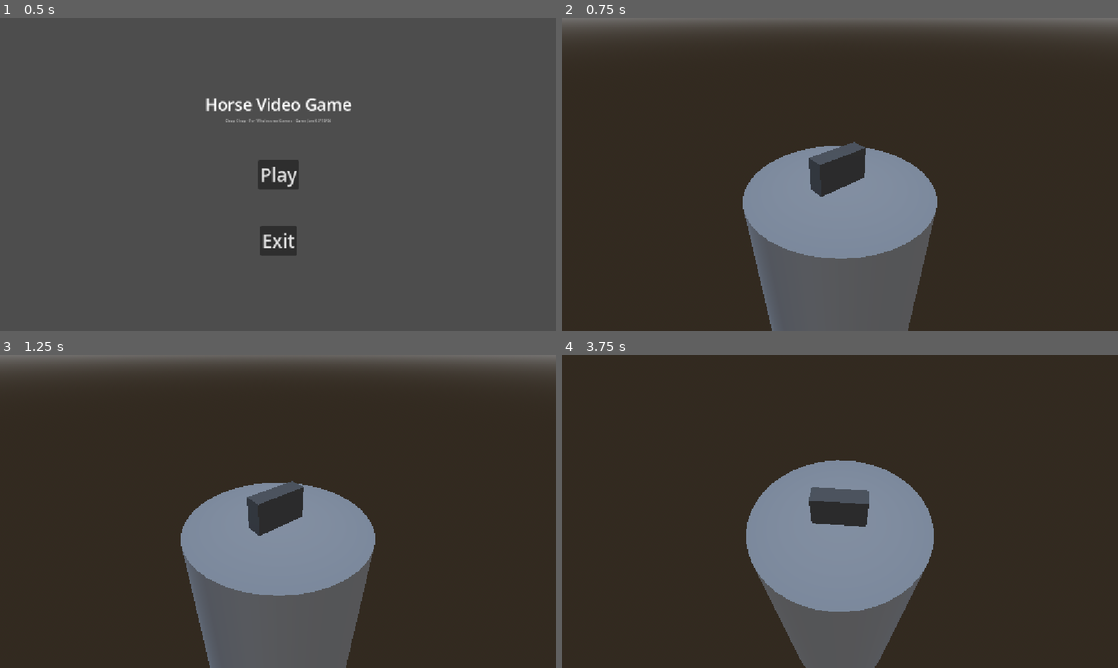
Above: before the commit, frames 1-4 (two rows, left to right).
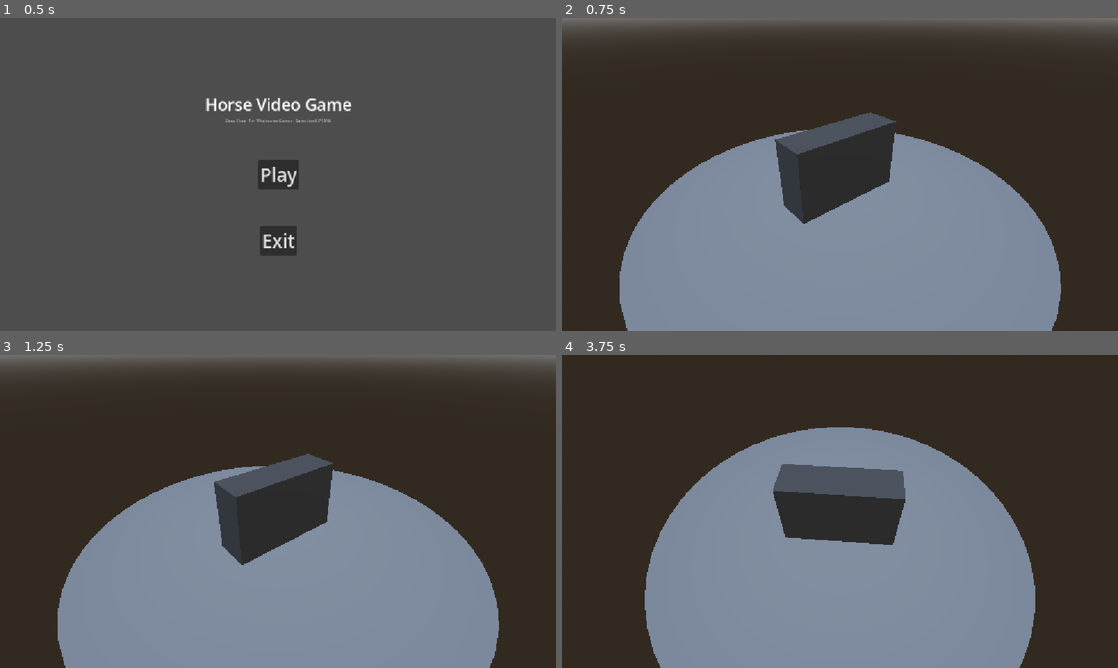
Above: after the commit, the same moments.

Repository: lukewhitingdev/gamejam-Bradys-Day-Out
Game: Godot game, scene res://Maps/MainMenuMap.tscn
Same seed, same stepped clock (60 frames per second), same inputs: the game is played once before the commit and once after it.
Inputs (mouse positions are in pixels of both pictures, inside the frame that each line leads up to):
- Up to frame 1 (0.5 s): no input
- Up to frame 2 (0.75 s): click "Play" at 0.5 s
- Up to frame 3 (1.25 s): no input
- Up to frame 4 (3.75 s): tap Enter at 1.25, 2.75 s; move the mouse to (962, 495) at 1.27 s; hold Right mouse button (Right_Click) 1.28-2.03 s; tap Space at 2, 3.5 s; move the mouse to (812, 511) at 2.02 s; right-click (812, 511) at 2.1 s; move the mouse to (895, 442) at 2.77 s; hold Right mouse button (Right_Click) 2.78-3.53 s; move the mouse to (834, 517) at 3.52 s; right-click (834, 517) at 3.6 s

Frame 1 is identical in both runs. In frame 2, 35% of the frame differs, in the area x 10-90%, y 30-100%; in frame 3, 35%; in frame 4, 37%, in the area x 14-86%, y 23-100%.

Commit message:
Small camera tweaks

Diff:
--- a/app/chopchop/GameObjects/DressupCamera.tscn
+++ b/app/chopchop/GameObjects/DressupCamera.tscn
@@ -11,7 +11,7 @@
 unique_name_in_owner = true
 transform = Transform3D(0.62983805, -0.40444073, 0.66312265, 0, 0.85374033, 0.520699, -0.7767265, -0.32795605, 0.5377182, 0, 0, 0)
 shape = SubResource("SeparationRayShape3D_qg2v2")
-spring_length = 10.0
+spring_length = 5.0
 
 [node name="Camera3D" type="Camera3D" parent="SpringArm3D" unique_id=1884087055]
 fov = 60.0
--- a/app/chopchop/GameObjects/dressup_camera.gd
+++ b/app/chopchop/GameObjects/dressup_camera.gd
@@ -22,4 +22,4 @@
 	if event is InputEventMouseMotion && bMouseLook:
 		$SpringArm3D.rotation_degrees.y -= event.relative.x * 0.1
 		$SpringArm3D.rotation_degrees.x -= event.relative.y * 0.1
-		$SpringArm3D.rotation_degrees.x = clamp($SpringArm3D.rotation_degrees.x, -89, 89)
+		$SpringArm3D.rotation_degrees.x = clamp($SpringArm3D.rotation_degrees.x, -89, 2)
--- a/app/chopchop/Maps/DressupMap.tscn
+++ b/app/chopchop/Maps/DressupMap.tscn
@@ -13,6 +13,9 @@
 sky = SubResource("Sky_r8qcy")
 ambient_light_source = 3
 ambient_light_color = Color(0.8862745, 0.58431375, 0.64705884, 1)
+fog_light_color = Color(0.5807576, 0.5807576, 0.5807576, 1)
+fog_sky_affect = 0.0
+fog_height_density = 3.1386
 
 [sub_resource type="StandardMaterial3D" id="StandardMaterial3D_h66jr"]
 
@@ -29,12 +32,12 @@
 environment = SubResource("Environment_h66jr")
 
 [node name="PlayerHorse" parent="." unique_id=623002710 instance=ExtResource("2_uuv2p")]
-transform = Transform3D(1, 0, 0, 0, 1, 0, 0, 0, 1, -0.069633484, 0.85419273, 0.019956112)
+transform = Transform3D(1, 0, 0, 0, 1, 0, 0, 0, 1, 0, 0.854, 0)
 
 [node name="CSGCylinder3D" type="CSGCylinder3D" parent="." unique_id=355926493]
-transform = Transform3D(1, 0, 0, 0, 1, 0, 0, 0, 1, 0, -7.2481833, 0)
+transform = Transform3D(1, 0, 0, 0, 1, 0, 0, 0, 1, 0, -11.014174, 0)
 use_collision = true
 radius = 3.519043
-height = 14.497559
+height = 22.029541
 sides = 48
 material = SubResource("StandardMaterial3D_h66jr")
